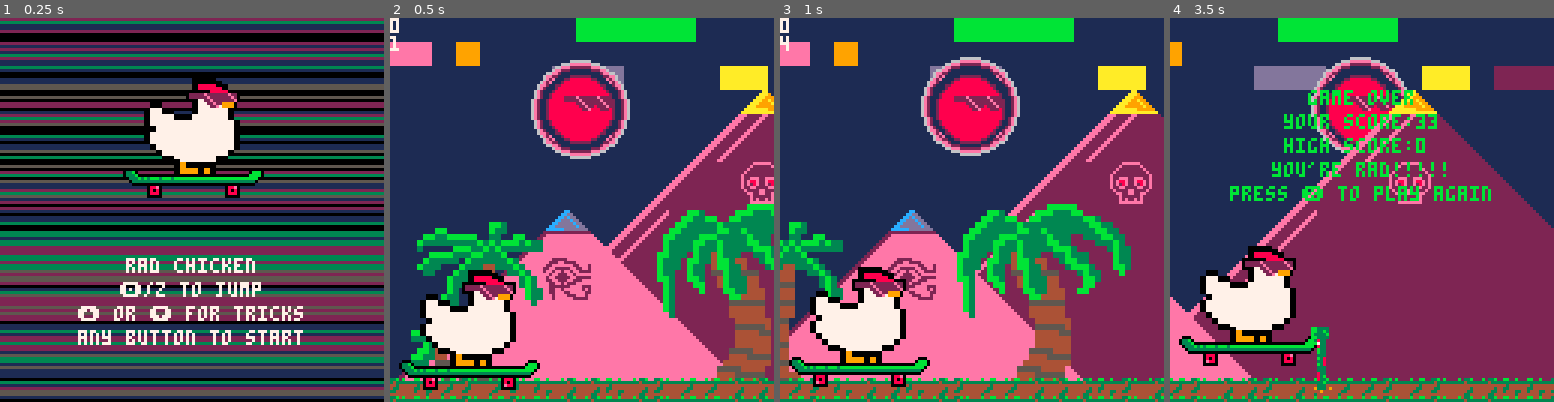
Above: before the commit, frames 1-4 (left to right).
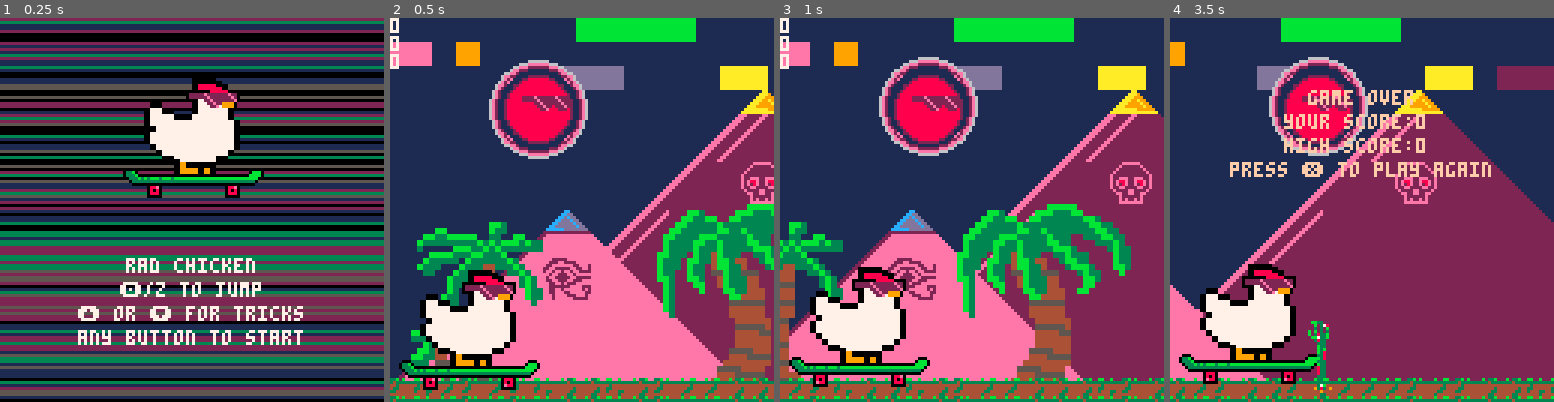
Above: after the commit, the same moments.

Repository: StevenCollins/rad-chicken
Game: PICO-8 cartridge rc.p8
Two runs of this game, one before a commit and one after it. Both use one fixed random seed, a clock stepped at 60 frames per second and the inputs below.
Inputs:
- Up to frame 1 (0.25 s): no input
- Up to frame 2 (0.5 s): tap X (X key) at 0.33 s
- Up to frame 3 (1 s): tap O (Z key) at 0.7 s
- Up to frame 4 (3.5 s): tap X (X key) at 1.07, 1.85, 2.97 s; hold Right 1.6-2.1 s; tap O (Z key) every 0.4 s from 1.7 to 3.3 s; hold Up 2.15-2.42 s; hold Right 2.47-3.03 s; hold Left from 3.08 s (still down)

Frame 1 is identical in both runs. In frame 2, 6.6% of the frame differs, in the area x 0-63%, y 4-37%; in frame 3, 6.7%; in frame 4, 20%, in the area x 0-100%, y 0-100%.

Commit message:
New scoring system!
So long, time based scoring!
Hello trick proximity scoring!
Also nudged the sun left.

Diff:
--- a/rc.p8
+++ b/rc.p8
@@ -61,14 +61,14 @@
 	-- game state.
 	cntr=0 -- just a counter that increases every frame.
 	game_over=false
-	score=0
+	points=0 -- holds points for most recent trick.
+	score=0 -- total points scored.
 	highscore=dget(0) -- get highscore from cart data.
 
 	-- init all the things!
 	make_chicken()
 	make_ground()
 	make_obstacles()
-
 end
 
 function game_update()
@@ -129,7 +129,7 @@
 		 { 0,100,101,102,103, 0},
 		 {20,116,117,118,119,25},
 		 {36, 37, 38, 39, 40,41}},
- 		{{ 0,  0, 65, 66, 67, 0},
+		{{ 0,  0, 65, 66, 67, 0},
 		 { 0, 80, 81, 82, 83, 0},
 		 { 0, 96, 97, 98, 99, 0},
 		 {20,112,113,114,115,25},
@@ -162,23 +162,11 @@
 	c.trickd=false -- performed trick?
 	c.tt="" -- trick text.
 	c.tt_cntr=0 -- counter for trick text.
+	c.ab_cntr=0 -- length of time airborne.
+	c.o_jumped=0 -- track the obstacle jumped.
 end
 
 function move_chicken()
-	-- landed a trick.
-	if (c.y==g_level and c.trickd and c.tt_cntr==0) then
-		c.trickd=false
-		c.tt=rnd(tt_pre)..rnd(tt_suf)
-		score+=10
-	end
-	-- trick text maintenance.
-	if (c.tt!="" and c.tt_cntr<=tt_length) then
-		c.tt_cntr+=1
-	elseif (c.tt_cntr>=tt_length) then
-		c.tt=""
-		c.tt_cntr=0
-	end
-
 	-- tricks.
 	if (btn(⬆️)) then -- redbull.
 		if (c.trickd==false) then
@@ -203,7 +191,7 @@
 	if ((
 				-- check on the ground,
 				btn(🅾️) and
-				c.y==g_level and
+				c.y>=g_level and
 				c.jump_frame==0
 			) or (
 				-- or still jumping.
@@ -218,13 +206,45 @@
 		c.jump_frame=0
 	end
 
-	-- do move.
+	-- track the obstacle in the jump zone.
+	for o_y=10,15 do -- can only jump over obstacles between 10 and 15 y.
+		for o_x=2+o_overhang,4+o_overhang do -- skateboard is roughly between 2 and 4.
+			if (o[o_y][o_x]!=0) then
+				c.o_jumped=o[o_y][o_x]
+			end
+		end
+	end
+
+	-- do move. gravity and airborne cntr always happen.
 	c.y+=c.dy
-	-- don't fall through the ground.
-	-- the ground kills velocity.
-	if (c.y>g_level) then
-		c.y=g_level
-		c.dy=0
+	c.ab_cntr+=1
+
+	-- landed a trick.
+	if (c.y>=g_level and c.trickd and c.tt_cntr==0 and c.o_jumped!=0) then
+		c.trickd=false
+		-- calculate points, show trick text if good, and add points to score.
+		points=100-c.ab_cntr+o_bonus[c.o_jumped]
+		if (points>40) then
+			c.tt=rnd(tt_pre)..rnd(tt_suf)
+		end
+		if (points>0) then
+			score+=points
+		end
+	end
+	-- trick text maintenance.
+	if (c.tt!="" and c.tt_cntr<=tt_length) then
+		c.tt_cntr+=1
+	elseif (c.tt_cntr>=tt_length) then
+		c.tt=""
+		c.tt_cntr=0
+	end
+
+	-- on the ground.
+	if (c.y>=g_level) then
+		c.y=g_level -- don't fall through it.
+		c.dy=0 -- stop trying to fall through it.
+		c.ab_cntr=0 -- not airborne.
+		c.o_jumped=0 -- not jumping an obstacle.
 	end
 end
 
@@ -276,7 +296,7 @@
 	layers={}
 	layers.pyramin={x=0,spd=0.5,w=127}
 	layers.pyramax={x=0,spd=0.25,w=256}
-	layers.sun={x=64,spd=0.005,w=127,y=30}
+	layers.sun={x=50,spd=0.005,w=127,y=30}
 	layers.swoosh={x=0,spd=0.15,w=256}
 	layers.swoosh2={x=256,spd=layers.swoosh.spd,w=layers.swoosh.w}
 	layers.trees={x=0,spd=1,w=64,rndx=256}
@@ -288,10 +308,8 @@
 	if (step()==0) then
 		-- add new sprite,
 		add(g.sprites,rnd(g_sprites))
-		-- remove first sprite,
+		-- and remove first sprite.
 		del(g.sprites,g.sprites[1])
-		-- and increase the score!
-		score+=1
 	end
 
 	-- moves each layer by its speed, and kills it when it's gone too far.
@@ -340,6 +358,7 @@
 	if (not game_over) then
 		print(highscore,7)
 		print(score,7)
+		print(points,7)
 		-- draw trick text.
 		if (c.tt) then
 			print(c.tt,c.x+32+c.tt_cntr,c.y-c.tt_cntr,rnd(16))
@@ -389,6 +408,7 @@
 o_g_obstacles={1,2,3} -- ground obstacles.
 o_f_obstacles={4} -- flying obstacles.
 o_f_chance=0.2 -- chance for obstacle to be flying.
+o_bonus={0,10,20,50} -- bonus points for each obstacle.
 o_overhang=2 -- leftside buffer so onscreen obstacles don't disappear.
 o_offset=5 -- push obstacles slightly into ground.
 o_cntdn_min=12 -- minimum spritewidths until next obstacle.
@@ -402,7 +422,7 @@
  o={}
  for y=1,16 do
  	o[y]={}
-		for x=1,17+o_overhang do -- 17 so obstacles spawn offscreen.
+		for x=1,16+o_overhang do
 			o[y][x]=0
 		end
 	end
